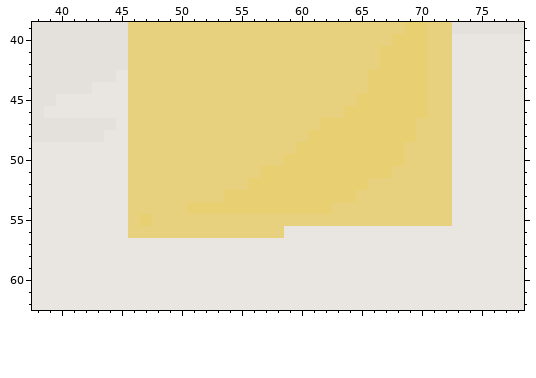
One commit to this pixel-art file: assets/new_assets/inventory_bg.aseprite. The picture above is the old version.
224x192 pixels, 1 frame. Colours within 5 levels of each other are drawn and written as one. Shown: x 38..78, y 39..62.
After:
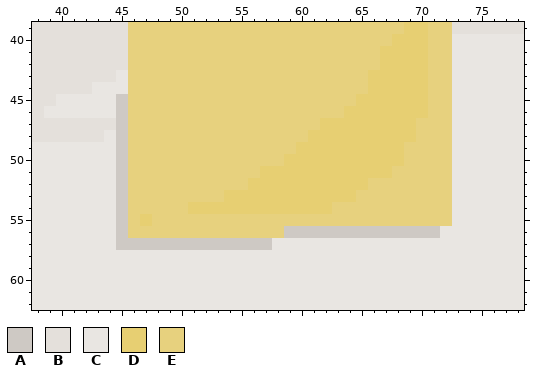
Palette (. is transparent): A #cec9c4  B #e4e0db  C #e9e6e2  D #e7cf72  E #e7d17e
Diff:
layer "Group 1/Layer 9" opacity 16% multiply added
--- layer "Group 1/Layer 9"
@@ x 38..78 @@
 44 BBBBBCCCEEEEEEEEEEEEEEEEEEEEDDDDDEECCCCCC
-45 BBCCCCCCEEEEEEEEEEEEEEEEEEEDDDDDDEECCCCCC
-46 BCCCCCCCEEEEEEEEEEEEEEEEEEDDDDDDDEECCCCCC
-47 BBBBBBBCEEEEEEEEEEEEEEEEDDDDDDDDEEECCCCCC
-48 BBBBBBCCEEEEEEEEEEEEEEEDDDDDDDDDEEECCCCCC
-49 CCCCCCCCEEEEEEEEEEEEEEDDDDDDDDDEEEECCCCCC
-50 CCCCCCCCEEEEEEEEEEEEEDDDDDDDDDDEEEECCCCCC
-51 CCCCCCCCEEEEEEEEEEEDDDDDDDDDDDEEEEECCCCCC
-52 CCCCCCCCEEEEEEEEEEDDDDDDDDDDEEEEEEECCCCCC
-53 CCCCCCCCEEEEEEEEDDDDDDDDDDDEEEEEEEECCCCCC
-54 CCCCCCCCEEEEEDDDDDDDDDDDDEEEEEEEEEECCCCCC
-55 CCCCCCCCEDEEEEEEEEEEEEEEEEEEEEEEEEECCCCCC
-56 CCCCCCCCEEEEEEEEEEEEECCCCCCCCCCCCCCCCCCCC
-57 CCCCCCCCCCCCCCCCCCCCCCCCCCCCCCCCCCCCCCCCC
+45 BBCCCCCAEEEEEEEEEEEEEEEEEEEDDDDDDEECCCCCC
+46 BCCCCCCAEEEEEEEEEEEEEEEEEEDDDDDDDEECCCCCC
+47 BBBBBBBAEEEEEEEEEEEEEEEEDDDDDDDDEEECCCCCC
+48 BBBBBBCAEEEEEEEEEEEEEEEDDDDDDDDDEEECCCCCC
+49 CCCCCCCAEEEEEEEEEEEEEEDDDDDDDDDEEEECCCCCC
+50 CCCCCCCAEEEEEEEEEEEEEDDDDDDDDDDEEEECCCCCC
+51 CCCCCCCAEEEEEEEEEEEDDDDDDDDDDDEEEEECCCCCC
+52 CCCCCCCAEEEEEEEEEEDDDDDDDDDDEEEEEEECCCCCC
+53 CCCCCCCAEEEEEEEEDDDDDDDDDDDEEEEEEEECCCCCC
+54 CCCCCCCAEEEEEDDDDDDDDDDDDEEEEEEEEEECCCCCC
+55 CCCCCCCAEDEEEEEEEEEEEEEEEEEEEEEEEEECCCCCC
+56 CCCCCCCAEEEEEEEEEEEEEAAAAAAAAAAAAACCCCCCC
+57 CCCCCCCAAAAAAAAAAAAACCCCCCCCCCCCCCCCCCCCC
 58 CCCCCCCCCCCCCCCCCCCCCCCCCCCCCCCCCCCCCCCCC
